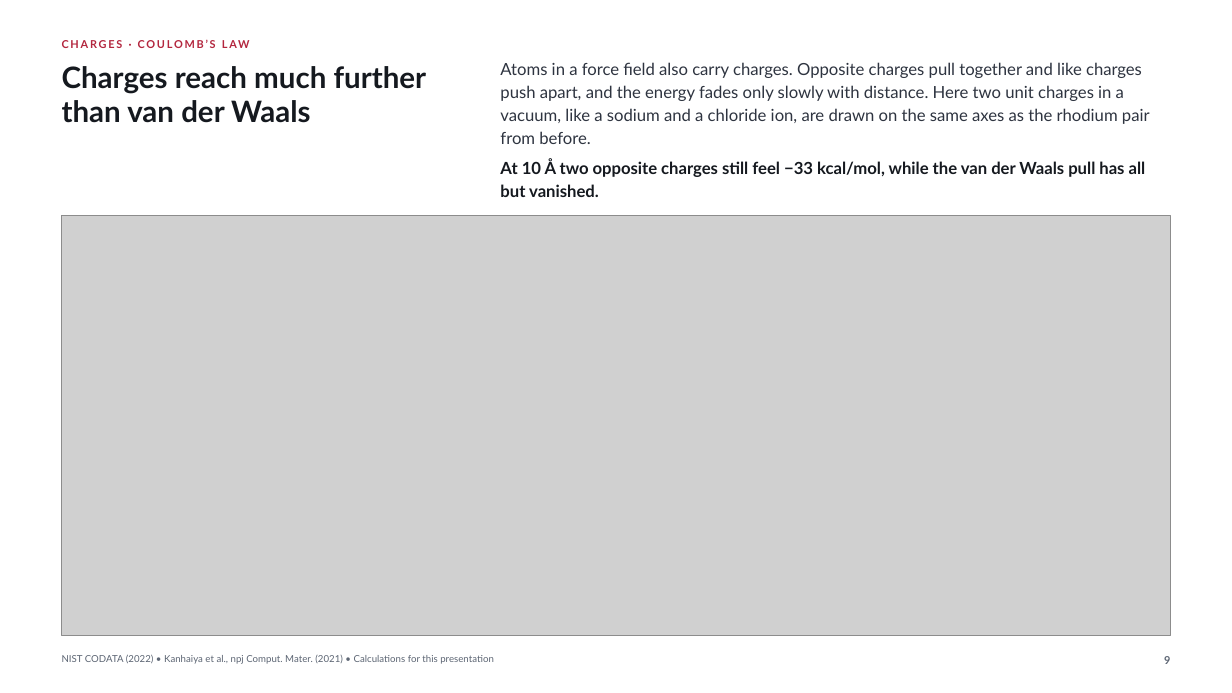
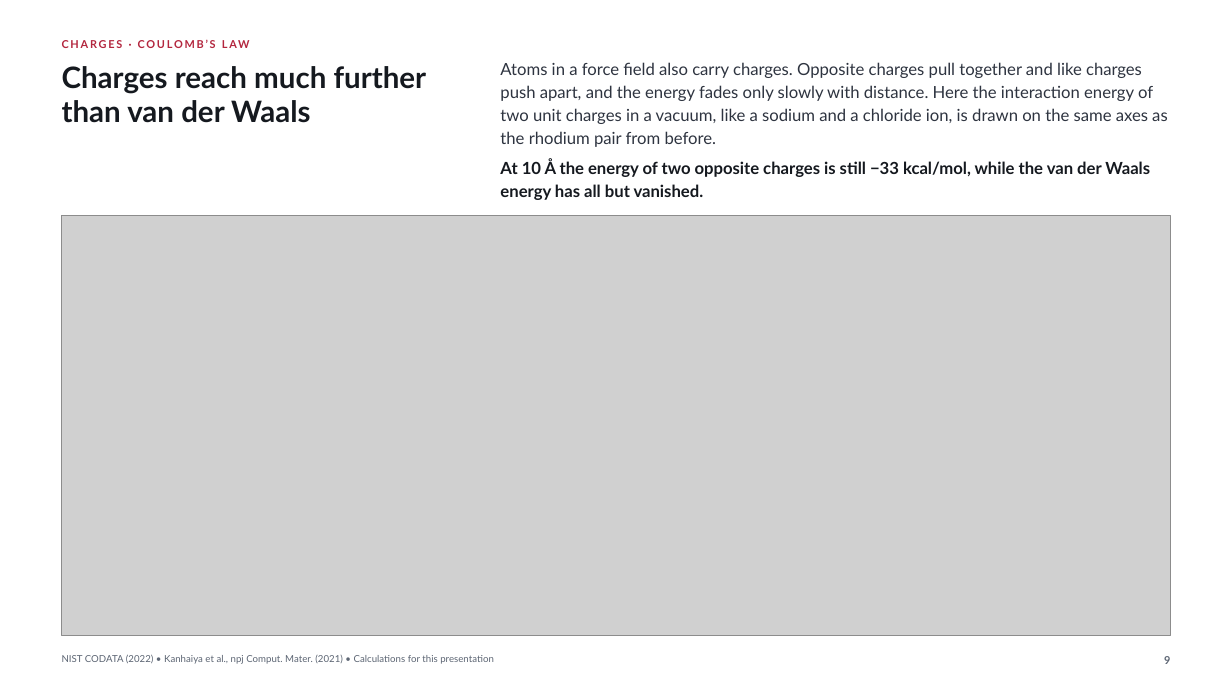
Before and after one commit to fl-sean03/fl-sean03.github.io, a slide deck: slide 9 of static/decks/interface-force-field/downloads/iff-visual-showcase.pptx. Drawn at 1232x693 pixels with LibreOffice and Linux fonts; fonts in the diff are those of the drawing; grey boxes stand for pictures. Boxes give left, top, right and bottom in pixels: in the first picture for what was removed or moved away, otherwise in the second. Text is boxed around its words. In the diff, an @@ line names an element or a change of style, - is before the commit and + after.

```diff
--- a/static/decks/interface-force-field/downloads/iff-visual-showcase.pptx
+++ b/static/decks/interface-force-field/downloads/iff-visual-showcase.pptx
@@ text at bbox=[500, 85, 1153, 101]: text changed @@
-push apart, and the energy fades only slowly with distance. Here two unit charges in a
+push apart, and the energy fades only slowly with distance. Here the interaction energy of
@@ text at bbox=[500, 108, 1168, 124]: text changed @@
-vacuum, like a sodium and a chloride ion, are drawn on the same axes as the rhodium pair
+two unit charges in a vacuum, like a sodium and a chloride ion, is drawn on the same axes as
@@ text at bbox=[500, 131, 716, 147]: text changed @@
-from before.
+the rhodium pair from before.
@@ text at bbox=[500, 160, 1150, 177]: text changed @@
-At 10 Å two opposite charges still feel −33 kcal/mol, while the van der Waals pull has all
+At 10 Å the energy of two opposite charges is still −33 kcal/mol, while the van der Waals
@@ text at bbox=[500, 184, 704, 200]: text changed @@
-but vanished.
+energy has all but vanished.
```
Also in this commit, not shown: 7 other slides changed, 33 other files.
